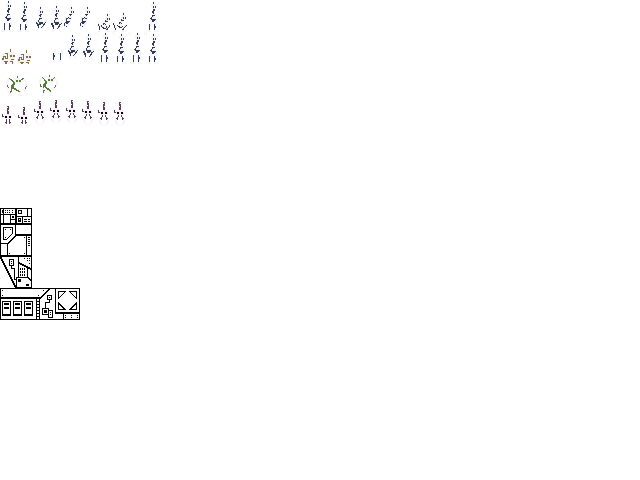
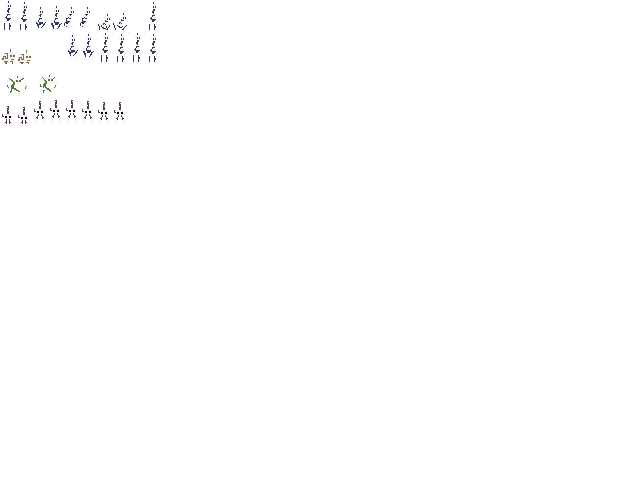
Revision of a layered 640 × 480 image; what changed, layer by layer:
painted on "layer" over (0, 49, 80, 320)
